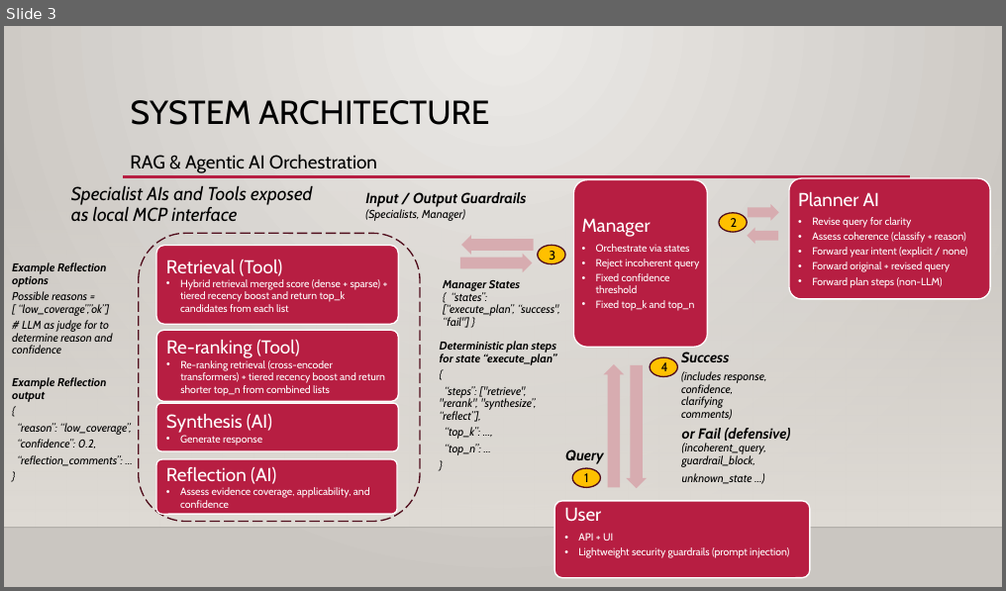
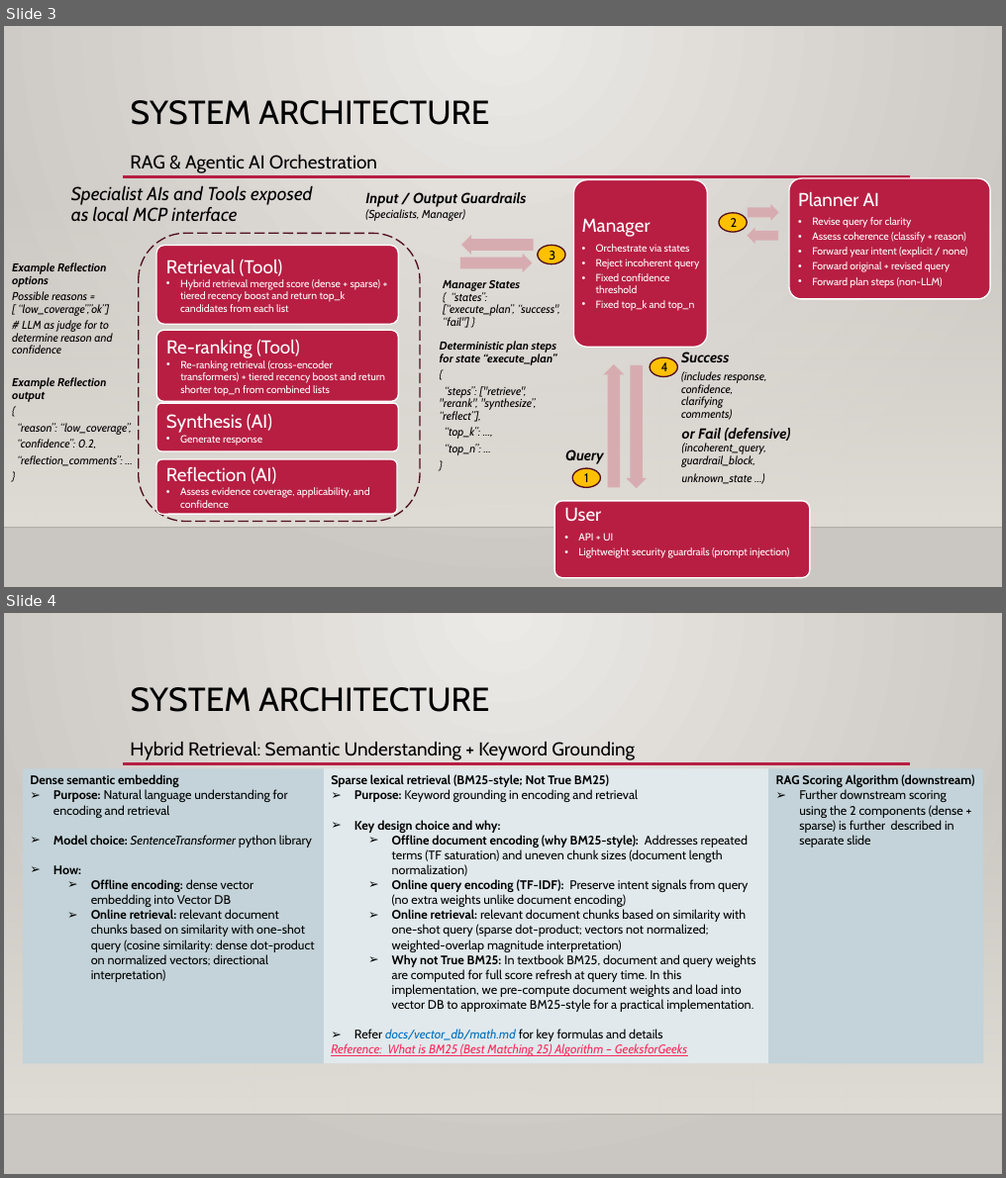
Before and after one commit to Phrey001/dataexpert-ai-capstone-sg-budget-rag, a slide deck: docs/system_architecture.pptx. Shown one above the other, each under a label of ours: slide 3 before the commit, slides 3 and 4 after it. The pictures are 1006x591 and 1006x1178 pixels, drawn with LibreOffice and Linux fonts; fonts in the diff are those of the drawing; background and template pictures are left out. Boxes give left, top, right and bottom in pixels: in the first picture for what was removed or moved away, otherwise in the second. Text is boxed around its words. In the diff, an @@ line names an element or a change of style, - is before the commit and + after.

Commit message:
updated math documentation and slide, checkpoint before deploy vercel

```diff
--- a/docs/system_architecture.pptx
+++ b/docs/system_architecture.pptx
@@ slide 4 added at (4, 613, 1002, 1174), background gradient #ECEAE7 to #CAC7C1; not listed: 3 template elements that a slide beside it also shows @@
@@ title added at (131, 687, 489, 712), 32 pt, text #000000 @@
+SYSTEM ARCHITECTURE
@@ text added at (130, 742, 635, 761), 18 pt, text #000000 @@
+Hybrid Retrieval: Semantic Understanding + Keyword Grounding
@@ rectangle added at (23, 768, 324, 1063), fill #C3D3D9, 12 pt, text #000000 @@
+Dense semantic embedding
+➢ Purpose: Natural language understanding for encoding and retrieval
+➢ Model choice: SentenceTransformer python library
+➢ How:
+  ➢ Offline encoding: dense vector embedding into Vector DB
+  ➢ Online retrieval: relevant document chunks based on similarity with one-shot query (cosine similarity: dense dot-product on normalized vectors; directional interpretation)
@@ rectangle added at (324, 768, 768, 1063), fill #E1E9EC, 12 pt, text #000000 @@
+Sparse lexical retrieval (BM25-style; Not True BM25)
+➢ Purpose: Keyword grounding in encoding and retrieval
+➢ Key design choice and why:
+  ➢ Offline document encoding (why BM25-style): Addresses repeated terms (TF saturation) and uneven chunk sizes (document length normalization)
+  ➢ Online query encoding (TF-IDF): Preserve intent signals from query (no extra weights unlike document encoding)
+  ➢ Online retrieval: relevant document chunks based on similarity with one-shot query (sparse dot-product; vectors not normalized; weighted-overlap magnitude interpretation)
+  ➢ Why not True BM25: In textbook BM25, document and query weights are computed for full score refresh at query time. In this implementation, we pre-compute document weights and load into vector DB to approximate BM25-style for a practical implementation.
+➢ Refer docs/vector_db/math.md for key formulas and details
+Reference: What is BM25 (Best Matching 25) Algorithm – GeeksforGeeks
@@ rectangle added at (769, 768, 984, 1063), fill #C3D3D9, 12 pt, text #000000 @@
+RAG Scoring Algorithm (downstream)
+➢ Further downstream scoring using the 2 components (dense + sparse) is further described in separate slide
```
Also in this commit, not shown: 2 slides changed, 35 other files.
